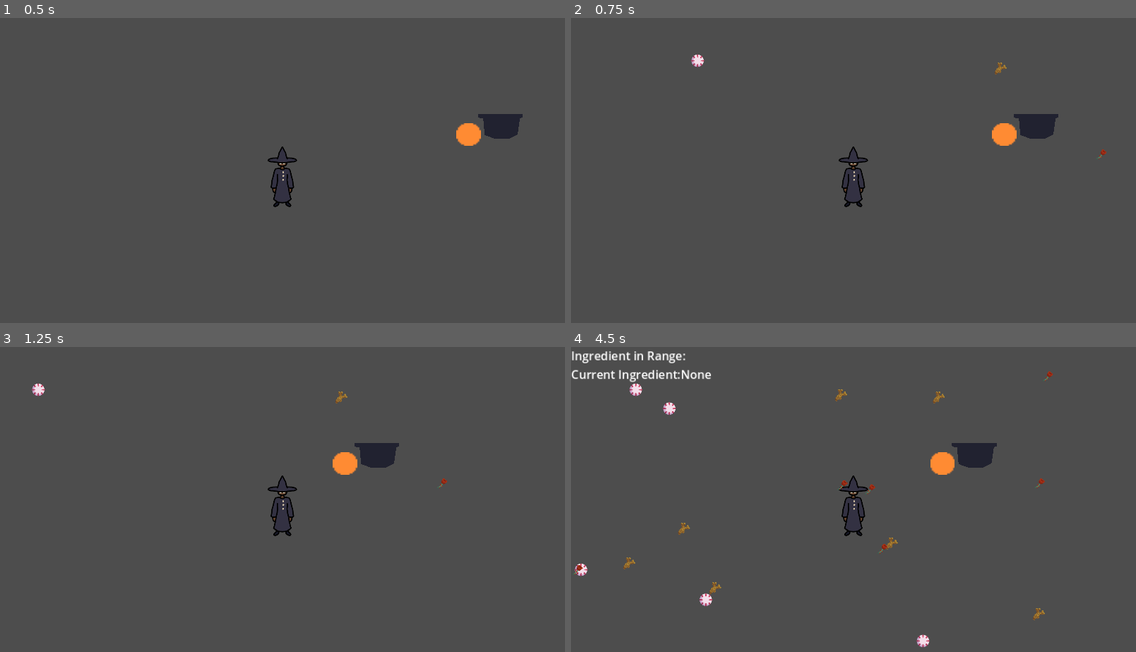
Above: before the commit, frames 1-4 (two rows, left to right).
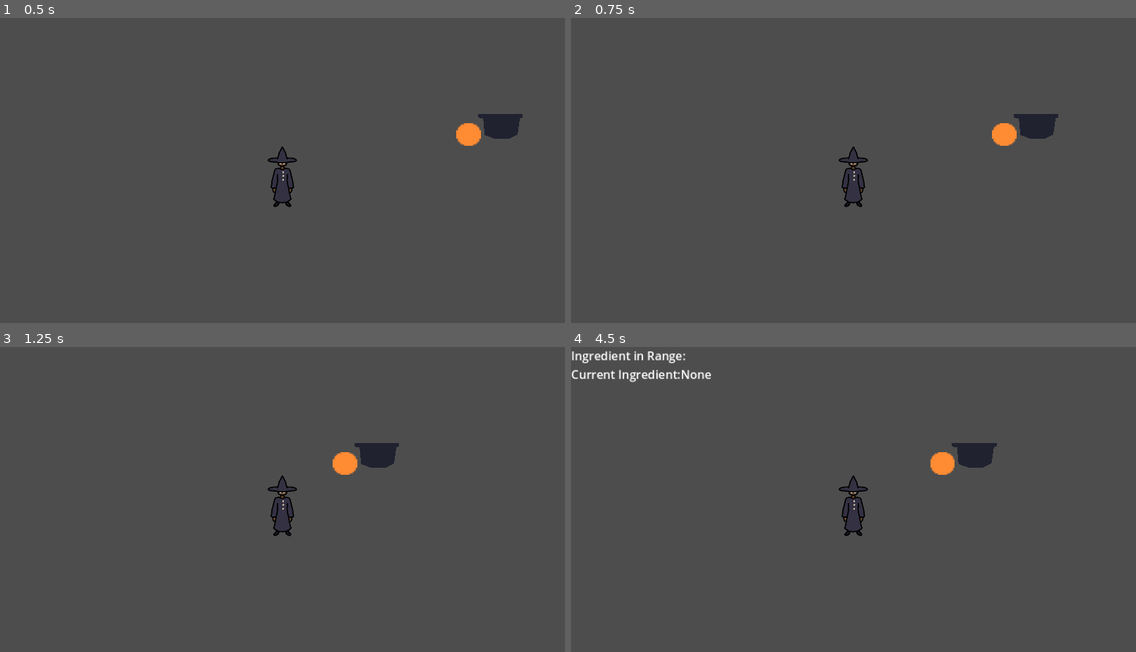
Above: after the commit, the same moments.

Repository: aryuserious/witch-in-training
Game: Godot game, scene res://scenes/level_1.tscn
Same seed, same stepped clock (60 frames per second), same inputs: the game is played once before the commit and once after it.
Inputs:
- Up to frame 1 (0.5 s): no input
- Up to frame 2 (0.75 s): tap Enter at 0.5 s; hold D (right) from 0.53 s (still down); tap I (test) at 0.6 s
- Up to frame 3 (1.25 s): keep holding D (right)
- Up to frame 4 (4.5 s): release D (right) at 1.28 s; hold S (down) 1.28-2.03 s; tap Q (drop) at 1.35 s; tap I (test) at 1.55, 2.3, 3.05, 3.6, 4.35 s; hold D (right) 2.03-2.78 s; tap E (pickup) at 2.1 s; hold W (up) 2.78-3.53 s; tap 1 (show-hide stats) at 2.85 s; hold A (left) from 3.53 s (still down)

Frame 1 is identical in both runs. In frame 2, 0.1% of the frame differs, in the area x 21-95%, y 11-47%; in frame 3, 0.1%; in frame 4, 0.7%, in the area x 0-86%, y 7-99%.

Commit message:
same progress

Diff:
--- a/scripts/cauldron.gd
+++ b/scripts/cauldron.gd
@@ -34,8 +34,8 @@
         else:
             continue
 
-    var i = randi_range(0, possible_potions.size())
-    current_potion = potions[i]
+    var i = randi_range(0, possible_potions.size() - 1)
+    current_potion = possible_potions[i]
     needed_ingredients = current_potion.ingredients
     current_ingredients.clear()
     new_potion.emit(current_potion)
--- a/scripts/ingredient.gd
+++ b/scripts/ingredient.gd
@@ -18,17 +18,17 @@
     global_position = Vector2(x, y)
 
     # # ADD CHILDREN #
-    var s = Sprite2D.new()
-    s.texture = load("res://assets/ingredients.png")
-    s.scale = Vector2(0.4, 0.4)
-    s.name = "Sprite"
-    s.region_enabled = true
-    add_child(s)
-    set_sprite_region()
+    # var s = Sprite2D.new()
+    # s.texture = load("res://assets/ingredients.png")
+    # s.scale = Vector2(0.4, 0.4)
+    # s.name = "Sprite"
+    # s.region_enabled = true
+    # add_child(s)
+    # set_sprite_region()
 
-    var collision = CollisionShape2D.new()
-    collision.shape = preload("res://assets/collisionshape.tres")
-    add_child(collision)
+    # var collision = CollisionShape2D.new()
+    # collision.shape = preload("res://assets/collisionshape.tres")
+    # add_child(collision)
 
     # RANDOM LOCATION #
     print("Ingredient made")
--- a/scripts/level_1.gd
+++ b/scripts/level_1.gd
@@ -18,5 +18,7 @@
 
 func _on_cauldron_new_potion(potion : Cauldron.Potion):
     for ingr in potion.ingredients:
-        var i = Ingredient.new(ingr.ingredient_type)
+        var i = ingr_scene.instantiate()
+        if i is Ingredient:
+            i.ingredient_type = ingr.ingredient_type
         add_child(i)
Not shown: 1 places in scenes/ingredient.tscn that only renumber resources
